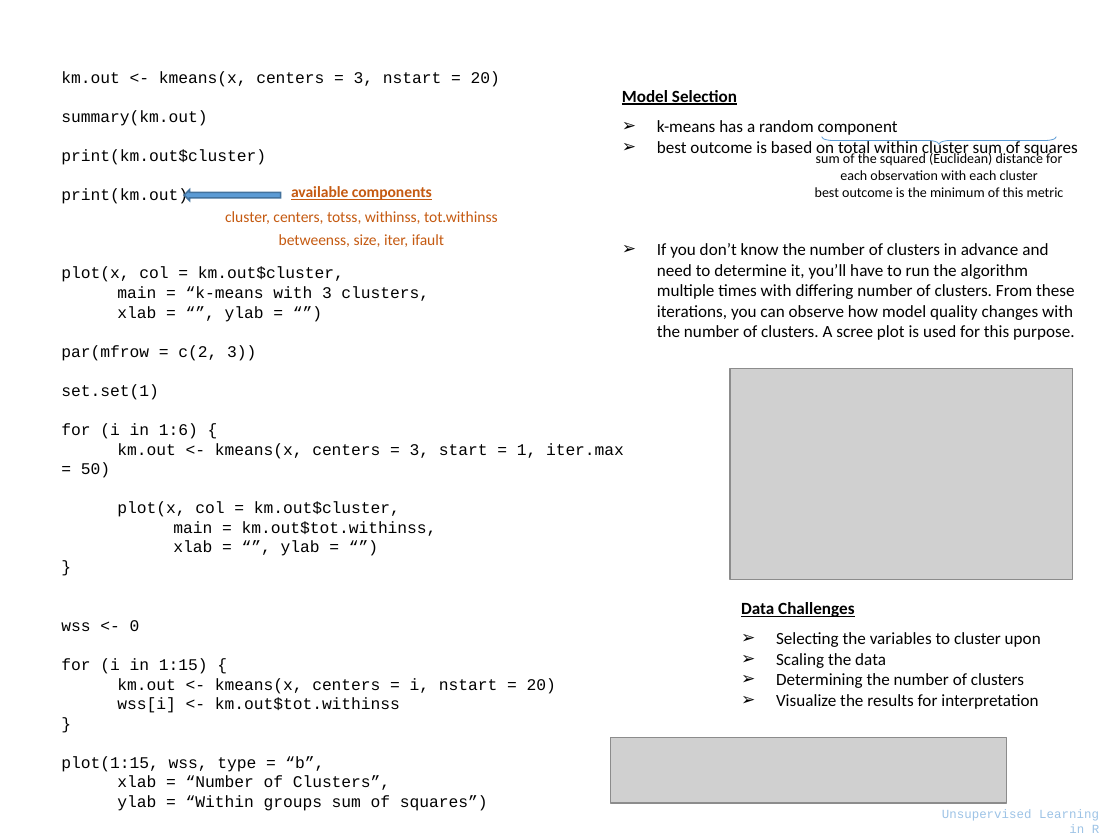
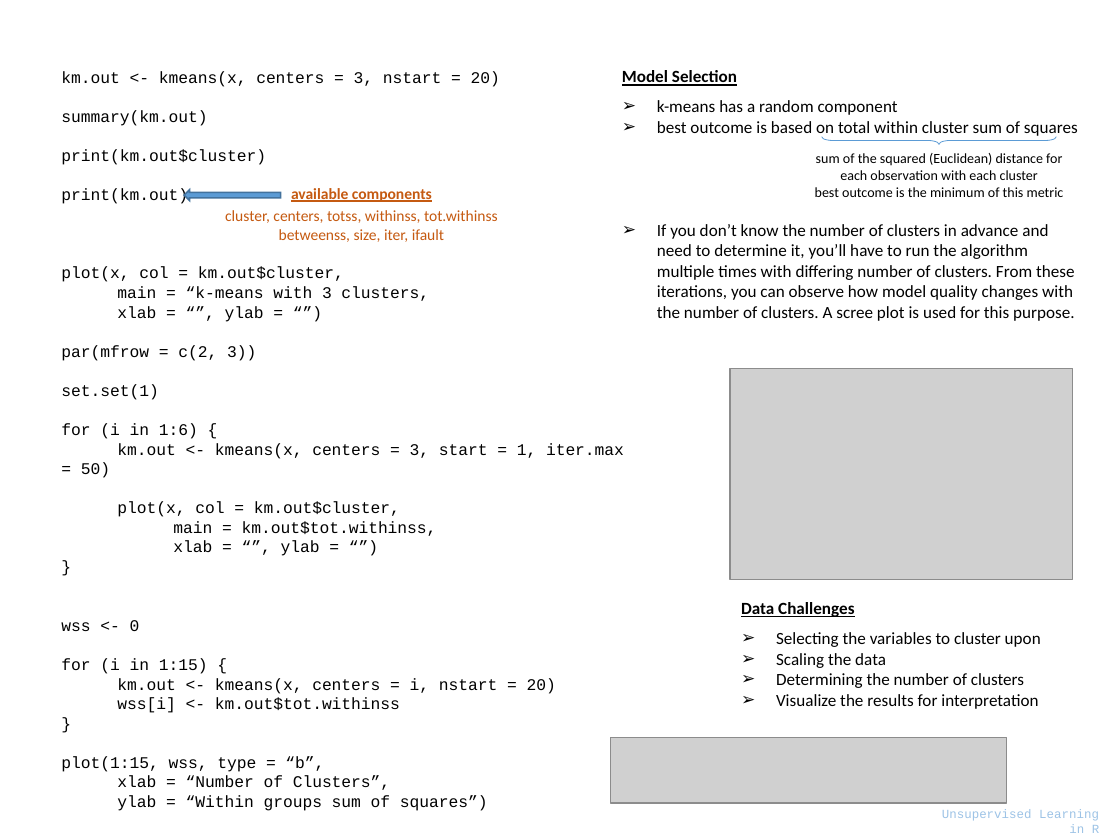
Before and after one commit to parcap/business-education, a slide deck: slide 4 of Track - Machine Learning/Unsupervised-Learning-in-R/Unsupervised Learning in R.pptx. Drawn at 1120x840 pixels with LibreOffice and Linux fonts; fonts in the diff are those of the drawing; grey boxes stand for pictures. Boxes give left, top, right and bottom in pixels: in the first picture for what was removed or moved away, otherwise in the second. Text is boxed around its words. In the diff, an @@ line names an element or a change of style, - is before the commit and + after.

```diff
--- a/Track - Machine Learning/Unsupervised-Learning-in-R/Unsupervised Learning in R.pptx
+++ b/Track - Machine Learning/Unsupervised-Learning-in-R/Unsupervised Learning in R.pptx
@@ text "Model Selection": place and size @@
-text "Model Selection" at (622, 90, 1078, 340)
+text "Model Selection" at (622, 70, 1078, 321)
@@ text "available components" at (225, 188, 498, 242): line spacing 0.8 to 0.9; line spacing 0.4 to 0.2 @@
```
Also in this commit, not shown: 2 slides added, 4 other files.
